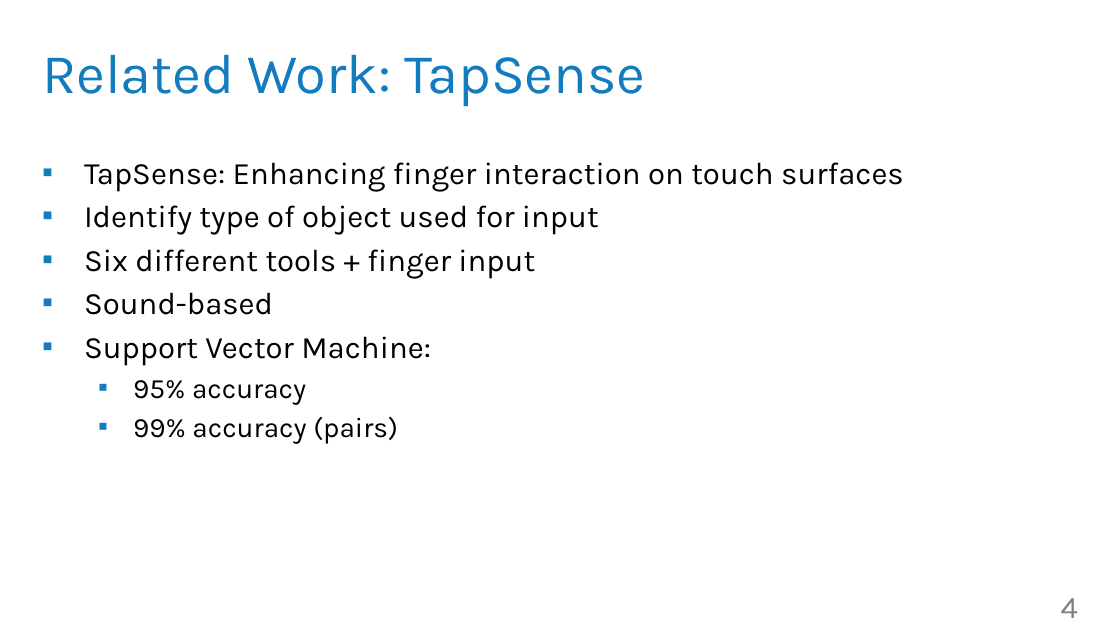
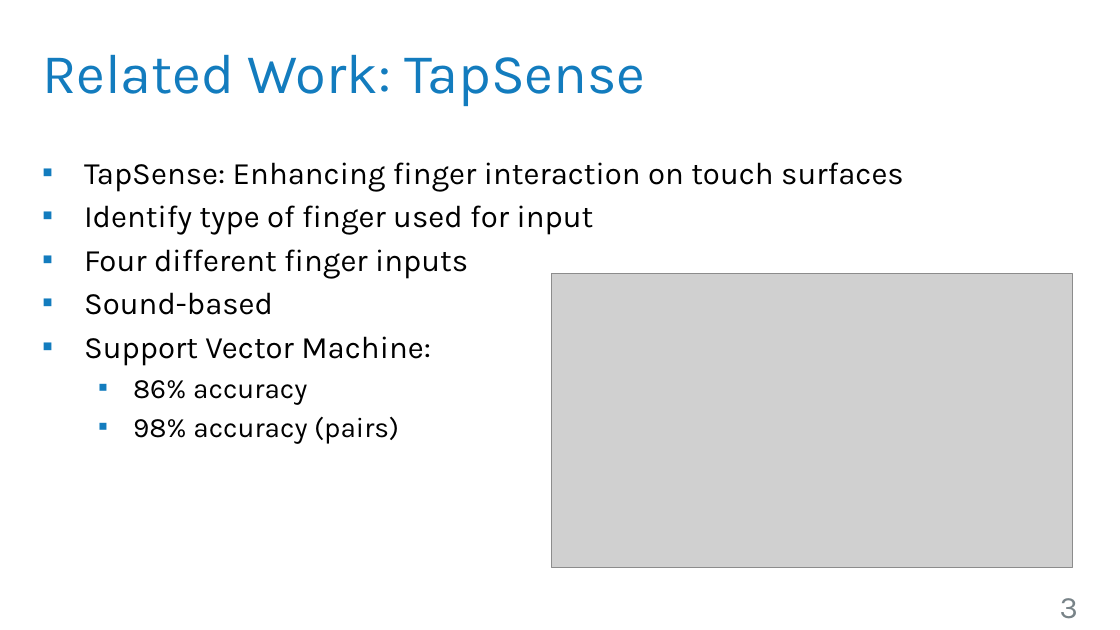
Before and after one commit to robsch94/FaPraKnuckleInput, a slide deck: slide 3 of FirstPresentation_Simon.pptx (slide 4 before the commit). Drawn at 1120x630 pixels with LibreOffice and Linux fonts; fonts in the diff are those of the drawing; grey boxes stand for pictures; background and template pictures are left out. Boxes give left, top, right and bottom in pixels: in the first picture for what was removed or moved away, otherwise in the second. Text is boxed around its words. In the diff, an @@ line names an element or a change of style, - is before the commit and + after.

Commit message:
Changed TapSense slide

```diff
--- a/FirstPresentation_Simon.pptx
+++ b/FirstPresentation_Simon.pptx
@@ text at (84,205,594,279): text changed @@
-▪ Identify type of object used for input
-▪ Six different tools + finger input
+▪ Identify type of finger used for input
+▪ Four different finger inputs
@@ picture added at (551,274,1073,568) @@
@@ text at (133,380,399,443): text changed @@
-  ▪ 95% accuracy
-  ▪ 99% accuracy (pairs)
+  ▪ 86% accuracy
+  ▪ 98% accuracy (pairs)
@@ page number at (1060,598,1078,619): text changed @@
-4
+3
```
Also in this commit, not shown: 1 other file.
